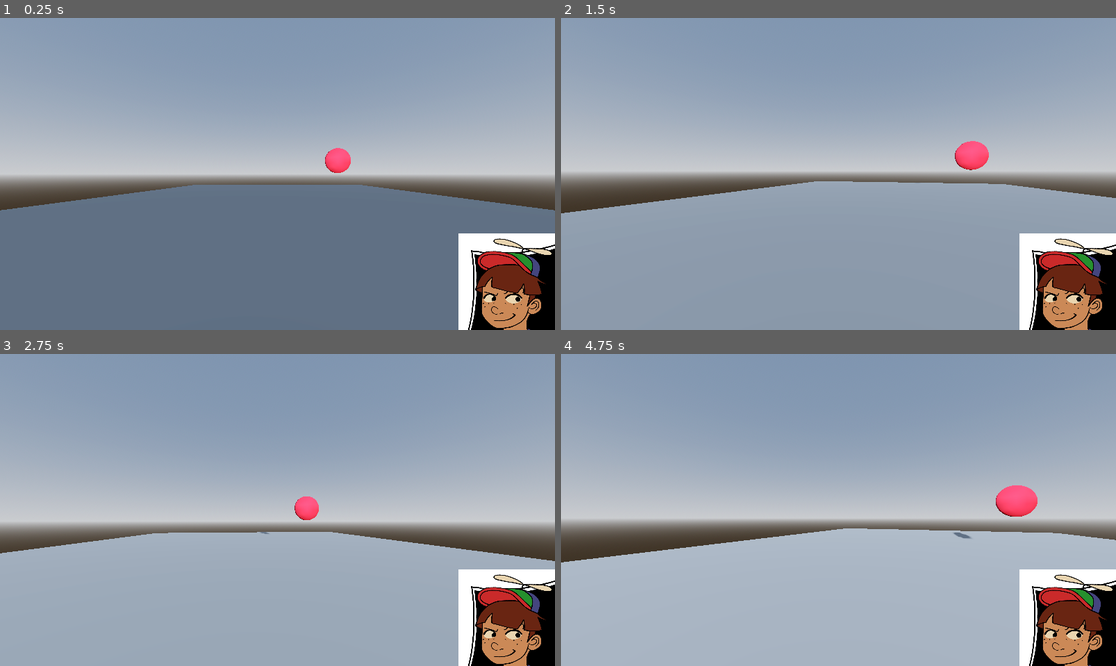
Above: before the commit, frames 1-4 (two rows, left to right).
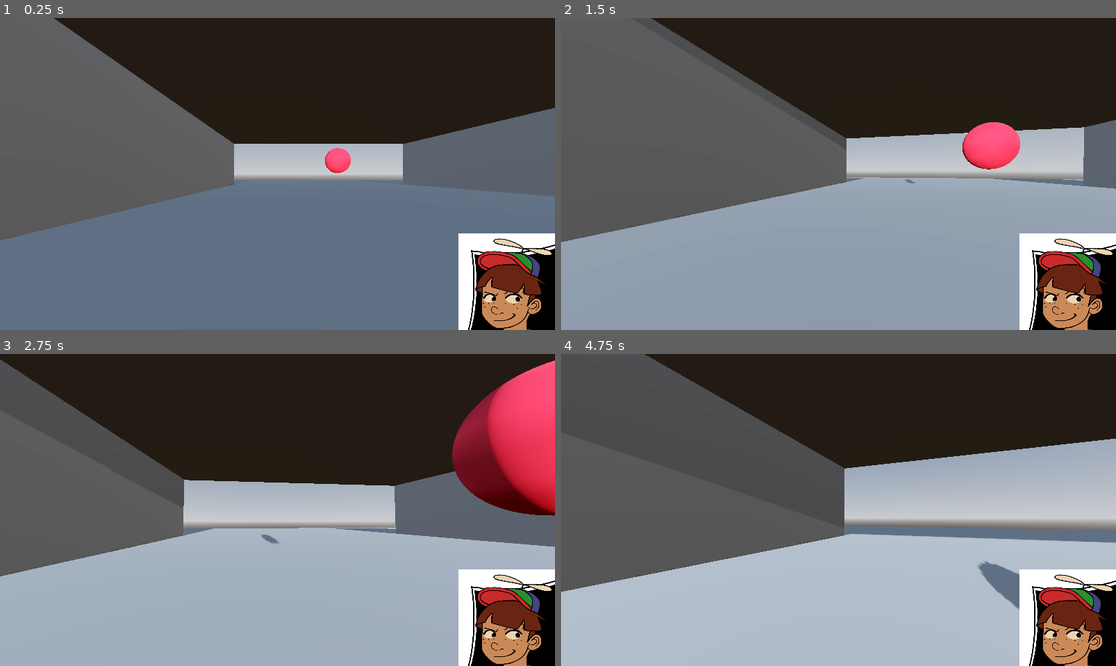
Above: after the commit, the same moments.

Repository: dama33/Sungazer
Game: Godot game, scene res://src/main/main.tscn
Same seed, same stepped clock (60 frames per second), same inputs: the game is played once before the commit and once after it.
Inputs (mouse positions are in pixels of both pictures, inside the frame that each line leads up to):
- Up to frame 1 (0.25 s): no input
- Up to frame 2 (1.5 s): move the mouse to (866, 174) at 0.52 s; hold W (debug_forward) from 0.53 s (still down); move the mouse to (810, 174) at 1.27 s
- Up to frame 3 (2.75 s): keep holding W (debug_forward); move the mouse to (288, 503) at 2.02 s
- Up to frame 4 (4.75 s): keep holding W (debug_forward); move the mouse to (832, 516) at 2.77 s; move the mouse to (877, 513) at 3.52 s; move the mouse to (794, 506) at 4.27 s

The runs differ from the first frame. In frame 1, 54% of the frame differs, in the area x 0-100%, y 0-72%; in frame 2, 52%; in frame 3, 55%; in frame 4, 52%.

Commit message:
made tiny changes to world env and added player movement

Diff:
--- a/src/main/main.tscn
+++ b/src/main/main.tscn
@@ -1,10 +1,23 @@
-[gd_scene load_steps=7 format=3 uid="uid://ce71envgjgdg7"]
+[gd_scene load_steps=10 format=3 uid="uid://ce71envgjgdg7"]
 
 [ext_resource type="Script" uid="uid://bxkq8xydqtroa" path="res://src/main/main.gd" id="1_3eh75"]
 [ext_resource type="Texture2D" uid="uid://b2l4dyskl1ky4" path="res://assets/bottom_corner_ui/smirk.png" id="2_djufw"]
 [ext_resource type="PackedScene" uid="uid://bhdh3u7e2fuon" path="res://src/world/whitebox.tscn" id="3_djufw"]
 [ext_resource type="Script" uid="uid://coaejx18pi1lm" path="res://src/main/character_face_ui.gd" id="3_jkpqq"]
 [ext_resource type="Script" uid="uid://cbd2jymfvjfom" path="res://src/main/world_environment.gd" id="5_jkpqq"]
+
+[sub_resource type="ProceduralSkyMaterial" id="ProceduralSkyMaterial_nwmkd"]
+sky_horizon_color = Color(0.66224277, 0.6717428, 0.6867428, 1)
+ground_horizon_color = Color(0.66224277, 0.6717428, 0.6867428, 1)
+
+[sub_resource type="Sky" id="Sky_ukrvp"]
+sky_material = SubResource("ProceduralSkyMaterial_nwmkd")
+
+[sub_resource type="Environment" id="Environment_jkpqq"]
+background_mode = 2
+sky = SubResource("Sky_ukrvp")
+tonemap_mode = 2
+glow_enabled = true
 
 [sub_resource type="CameraAttributesPractical" id="CameraAttributesPractical_jqarl"]
 dof_blur_far_enabled = true
@@ -45,5 +58,6 @@
 [node name="Whitebox" parent="World" instance=ExtResource("3_djufw")]
 
 [node name="WorldEnvironment" type="WorldEnvironment" parent="."]
+environment = SubResource("Environment_jkpqq")
 camera_attributes = SubResource("CameraAttributesPractical_jqarl")
 script = ExtResource("5_jkpqq")
--- a/src/world/player.gd
+++ b/src/world/player.gd
@@ -1,4 +1,4 @@
-extends Area3D
+extends CharacterBody3D
 class_name Player
 
 var mouse_sensitivity:float = .005
@@ -15,6 +15,12 @@
 	StareChecker.sun_entered_view.connect(_temp_enter)
 	StareChecker.sun_exited_view.connect(_temp_exit)
 
+func _physics_process(delta: float) -> void:
+	var input_direction = Input.get_vector("debug_left","debug_right","debug_forward","debug_back")
+	var direction = (transform.basis * Vector3(input_direction.x, 0, input_direction.y)).normalized()
+	velocity = direction * 200 * delta
+	move_and_slide()
+
 func _input(event: InputEvent) -> void:
 	if Input.is_action_just_pressed("ui_cancel"):
 		if Input.mouse_mode == Input.MOUSE_MODE_CAPTURED:
@@ -27,7 +33,7 @@
 		%Pivot.rotation.x = clamp(%Pivot.rotation.x, deg_to_rad(-90), deg_to_rad(90))
 
 func random_time_for_countdown_start_timer():
-	%CountdownStartTimer.wait_time = (randf()*6)+2
+	%CountdownStartTimer.wait_time = (randf()*6)+5
 
 func random_time_for_mom_timer():
 	%MomTimer.wait_time = (randf()*4)+1
--- a/src/world/player.tscn
+++ b/src/world/player.tscn
@@ -6,7 +6,7 @@
 
 [sub_resource type="SphereShape3D" id="SphereShape3D_cixmp"]
 
-[node name="Area3D" type="Area3D"]
+[node name="Player" type="CharacterBody3D"]
 script = ExtResource("1_4flbx")
 
 [node name="CollisionShape3D" type="CollisionShape3D" parent="."]
--- a/src/world/sun.gd
+++ b/src/world/sun.gd
@@ -13,10 +13,3 @@
 	$DirectionalLight3D.look_at(StareChecker.player.player_camera.global_position)
 	if parent is PathFollow3D:
 		parent.set_progress(parent.get_progress() + (10 * delta))
-
-func _physics_process(_delta: float) -> void:
-	input_direction.z = Input.get_axis("debug_back","debug_forward")
-	input_direction.x = Input.get_axis("debug_right", "debug_left")
-
-	velocity = input_direction * 50
-	move_and_slide()
--- a/src/world/sun.tscn
+++ b/src/world/sun.tscn
@@ -1,19 +1,6 @@
-[gd_scene load_steps=8 format=3 uid="uid://bed4h28ynrf28"]
+[gd_scene load_steps=5 format=3 uid="uid://bed4h28ynrf28"]
 
 [ext_resource type="Script" uid="uid://befikjo5tp80e" path="res://src/world/sun.gd" id="1_nwmkd"]
-
-[sub_resource type="ProceduralSkyMaterial" id="ProceduralSkyMaterial_nwmkd"]
-sky_horizon_color = Color(0.66224277, 0.6717428, 0.6867428, 1)
-ground_horizon_color = Color(0.66224277, 0.6717428, 0.6867428, 1)
-
-[sub_resource type="Sky" id="Sky_ukrvp"]
-sky_material = SubResource("ProceduralSkyMaterial_nwmkd")
-
-[sub_resource type="Environment" id="Environment_2vopr"]
-background_mode = 2
-sky = SubResource("Sky_ukrvp")
-tonemap_mode = 2
-glow_enabled = true
 
 [sub_resource type="StandardMaterial3D" id="StandardMaterial3D_r8r68"]
 albedo_color = Color(0.79607844, 0.15294118, 0.23921569, 1)
@@ -25,9 +12,6 @@
 
 [node name="Sun" type="CharacterBody3D"]
 script = ExtResource("1_nwmkd")
-
-[node name="WorldEnvironment" type="WorldEnvironment" parent="."]
-environment = SubResource("Environment_2vopr")
 
 [node name="DirectionalLight3D" type="DirectionalLight3D" parent="."]
 transform = Transform3D(-0.8660254, -0.50000006, -2.1855696e-08, 0, -4.371139e-08, 1, -0.50000006, 0.8660254, 3.7855173e-08, 0, 0, 0)
--- a/src/world/whitebox.tscn
+++ b/src/world/whitebox.tscn
@@ -47,8 +47,8 @@
 transform = Transform3D(1, 0, 0, 0, 1, 0, 0, 0, 1, -3.1668396, 2.0134964, -2.4152832)
 
 [node name="CSGBox3D" type="CSGBox3D" parent="."]
-transform = Transform3D(1, 0, 0, 0, 1, 0, 0, 0, 1, -3.1668396, 0, -8.541382)
-size = Vector3(23.114685, 1, 44.03296)
+transform = Transform3D(1, 0, 0, 0, 1, 0, 0, 0, 1, 4.60717, 0, 4.5205383)
+size = Vector3(64, 1, 115.72638)
 
 [node name="Object" type="MeshInstance3D" parent="."]
 transform = Transform3D(1, 0, 0, 0, 1, 0, 0, 0, 1, -0.75026226, 2.5510325, -10.577169)
@@ -56,7 +56,7 @@
 skeleton = NodePath("")
 
 [node name="StaticBody3D" type="StaticBody3D" parent="."]
-transform = Transform3D(1, 0, 0, 0, 1, 0, 0, 0, 1, 25.635, 21.923, 4.701)
+transform = Transform3D(1, 0, 0, 0, 1, 0, 0, 0, 1, 2.820713, 6.9230003, -17.299)
 
 [node name="CSGBakedCollisionShape3D" type="CollisionShape3D" parent="StaticBody3D"]
 transform = Transform3D(1, 0, 0, 0, 1, 0, 0, 0, 1, 0.00044822693, -0.0002975464, -0.0001487732)
@@ -66,3 +66,11 @@
 transform = Transform3D(1, 0, 0, 0, 1, 0, 0, 0, 1, 0.00044822693, -0.0002975464, -0.0001487732)
 mesh = SubResource("ArrayMesh_1e2u8")
 skeleton = NodePath("../..")
+
+[node name="CSGBox3D2" type="CSGBox3D" parent="."]
+transform = Transform3D(1, 0, 0, 0, 1, 0, 0, 0, 1, 20.334446, 3.5, -17.364136)
+size = Vector3(10, 6, 29.968018)
+
+[node name="CSGBox3D3" type="CSGBox3D" parent="."]
+transform = Transform3D(1, 0, 0, 0, 1, 0, 0, 0, 1, -14.5, 3.5, -17.259521)
+size = Vector3(10, 6, 29.796387)
Not shown: 1 places in src/world/whitebox.tscn that only renumber resources
